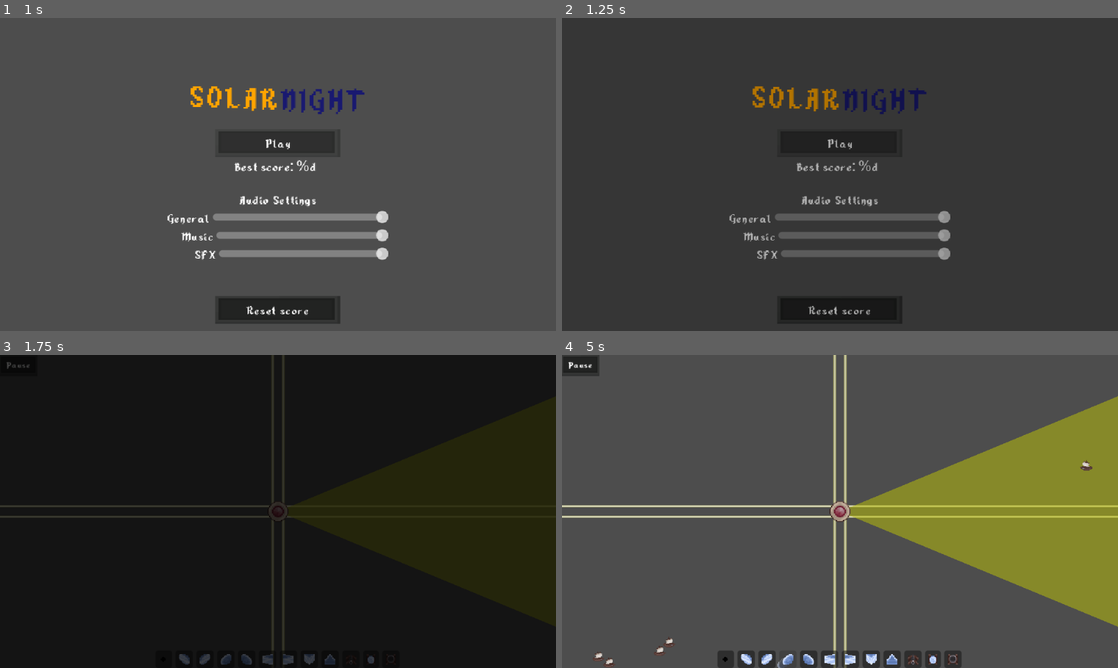
Above: before the commit, frames 1-4 (two rows, left to right).
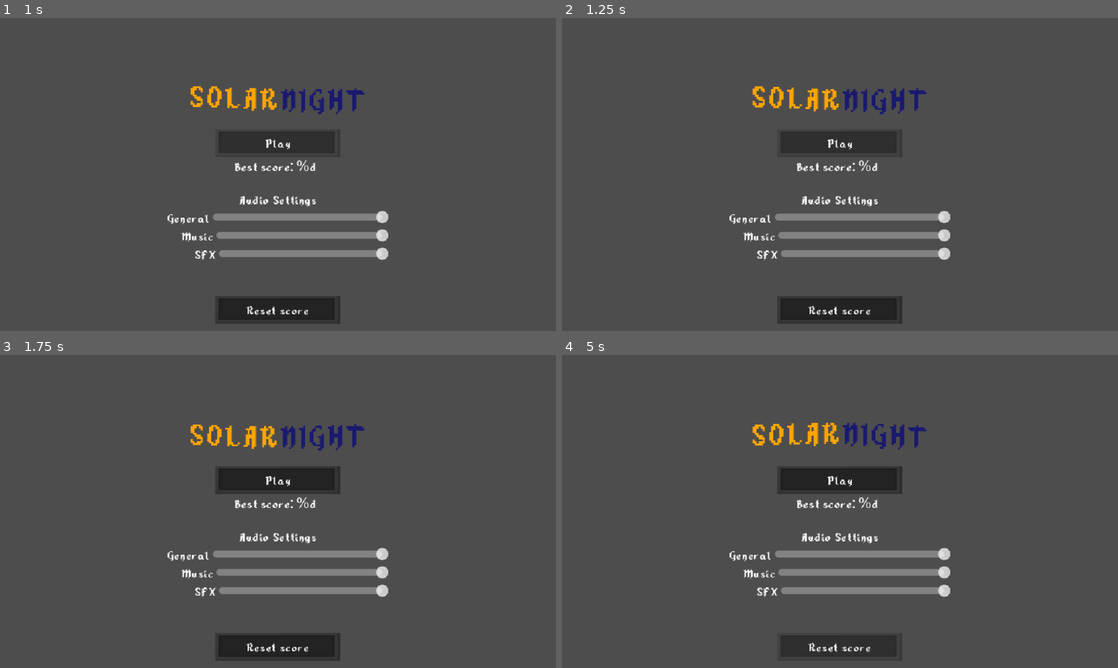
Above: after the commit, the same moments.

Repository: TrueHopolok/gj_solarnight
Game: Godot game, scene res://ui/main_menu/main_menu.tscn
Same seed, same stepped clock (60 frames per second), same inputs: the game is played once before the commit and once after it. This scene is started directly instead of the project's main scene. Sound files missing from this copy of the repository are replaced by a short silence.
Inputs (mouse positions are in pixels of both pictures, inside the frame that each line leads up to):
- Up to frame 1 (1 s): click "Play" at 0.5 s
- Up to frame 2 (1.25 s): no input
- Up to frame 3 (1.75 s): move the mouse to (400, 495) at 1.27 s; hold Right mouse button (delete_building) from 1.28 s (still down)
- Up to frame 4 (5 s): release Right mouse button (delete_building) at 2 s; click (723, 658) at 2.02 s; click (745, 658) at 2.77 s; click (767, 658) at 3.52 s; click (789, 658) at 4.27 s

Frame 1 is identical in both runs. In frame 2, 4.3% of the frame differs, in the area x 30-70%, y 21-95%; in frame 3, 97%, in the area x 0-100%, y 0-100%; in frame 4, 28%.

Commit message:
feature: added sfx for pausing and button press

Diff:
--- a/ui/main_menu/button_play.gd
+++ b/ui/main_menu/button_play.gd
@@ -5,6 +5,6 @@
 	pressed.connect(
 		func() -> void:
 			get_tree().paused = true
-			$StartGameSFX.play()
-			$StartGameSFX.finished.connect(Transition.change_scene_path.bind('res://scenes/main_game_scene/main_game_scene.tscn'))
+			$PressSFX.play()
+			$PressSFX.finished.connect(Transition.change_scene_path.bind('res://scenes/main_game_scene/main_game_scene.tscn'))
 	)
--- a/ui/main_menu/main_menu.tscn
+++ b/ui/main_menu/main_menu.tscn
@@ -37,10 +37,8 @@
 [node name="Label" parent="PlayButton" index="0" unique_id=960341710]
 text = "Play"
 
-[node name="StartGameSFX" type="AudioStreamPlayer" parent="PlayButton" unique_id=1312736550]
-process_mode = 3
+[node name="PressSFX" parent="PlayButton" index="1" unique_id=1860650791]
 stream = ExtResource("3_joh67")
-bus = &"SFX"
 
 [node name="BestScoreLabel" parent="." unique_id=317245024 instance=ExtResource("7_u184e")]
 offset_left = 256.0
--- a/ui/pause_menu/pause_menu.gd
+++ b/ui/pause_menu/pause_menu.gd
@@ -7,4 +7,5 @@
 
 func _unhandled_input(event: InputEvent) -> void:
 	if event.is_action_pressed(&'pause_game'):
+		$ContinueButton/PressSFX.play()
 		get_tree().paused = !get_tree().paused
--- a/ui/pause_menu/pause_menu.tscn
+++ b/ui/pause_menu/pause_menu.tscn
@@ -5,6 +5,7 @@
 [ext_resource type="PackedScene" uid="uid://i0n7cjiw24yl" path="res://ui/settings/audio_settings/audio_settings.tscn" id="2_jbgdu"]
 [ext_resource type="Script" uid="uid://oegg7ut1jsy2" path="res://ui/pause_menu/button_continue.gd" id="3_b4b0p"]
 [ext_resource type="Script" uid="uid://cdxlp56bg3ax4" path="res://ui/pause_menu/button_return.gd" id="4_c3jo5"]
+[ext_resource type="AudioStream" uid="uid://cwfsh6ugj6mfy" path="res://audio/sfx/ui/sound_pause.wav" id="4_ihaig"]
 [ext_resource type="Script" uid="uid://bel6ypinb1di5" path="res://ui/pause_menu/return_confirmation_window.gd" id="5_uraes"]
 
 [node name="PauseMenu" type="CanvasLayer" unique_id=1351550630]
@@ -40,6 +41,10 @@
 [node name="Label" parent="ContinueButton" index="0" unique_id=960341710]
 text = "Continue"
 
+[node name="PressSFX" parent="ContinueButton" index="1" unique_id=1860650791]
+process_mode = 3
+stream = ExtResource("4_ihaig")
+
 [node name="ReturnButton" parent="." unique_id=137220489 instance=ExtResource("1_mnjdh")]
 process_mode = 2
 offset_left = 136.0
--- a/ui/premade_button/premade_button.tscn
+++ b/ui/premade_button/premade_button.tscn
@@ -3,6 +3,7 @@
 [ext_resource type="Texture2D" uid="uid://bb8o81ao1k5eg" path="res://assets/temperary/button_normal.png" id="1_qihkd"]
 [ext_resource type="Texture2D" uid="uid://cip27x0vv7ae8" path="res://assets/temperary/button_pushed.png" id="2_wj5ij"]
 [ext_resource type="Texture2D" uid="uid://bn5em7yl11u5c" path="res://assets/temperary/button_hovered.png" id="3_1givc"]
+[ext_resource type="AudioStream" uid="uid://dwi57s6tw2wpu" path="res://audio/sfx/ui/sound_button.wav" id="4_56tfd"]
 [ext_resource type="Script" uid="uid://h8hiiwjd36q0" path="res://ui/premade_button/press_sfx.gd" id="5_56tfd"]
 
 [node name="PremadeButton" type="TextureButton" unique_id=1413801646]
@@ -28,5 +29,6 @@
 metadata/_edit_lock_ = true
 
 [node name="PressSFX" type="AudioStreamPlayer" parent="." unique_id=1860650791]
+stream = ExtResource("4_56tfd")
 bus = &"SFX"
 script = ExtResource("5_56tfd")
Not shown, changed: audio/sfx/ui/sound_button.wav.import
Not shown, changed: audio/sfx/ui/sound_pause.wav.import
